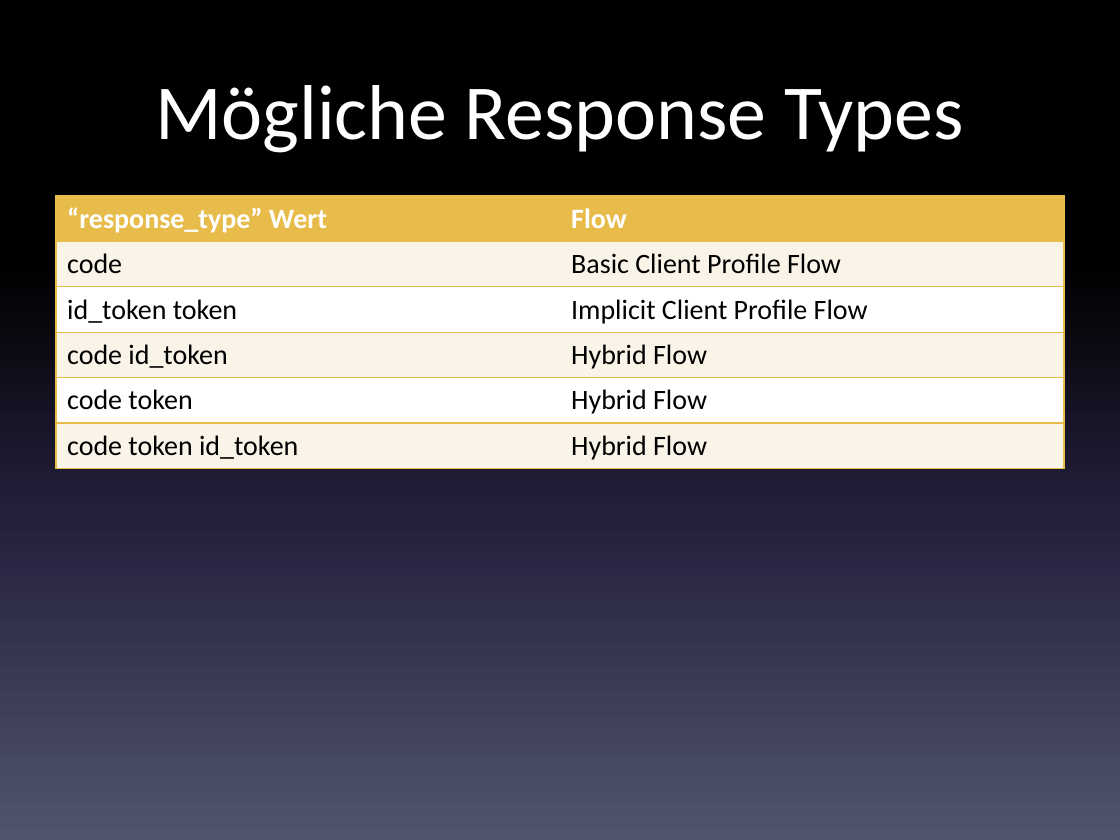
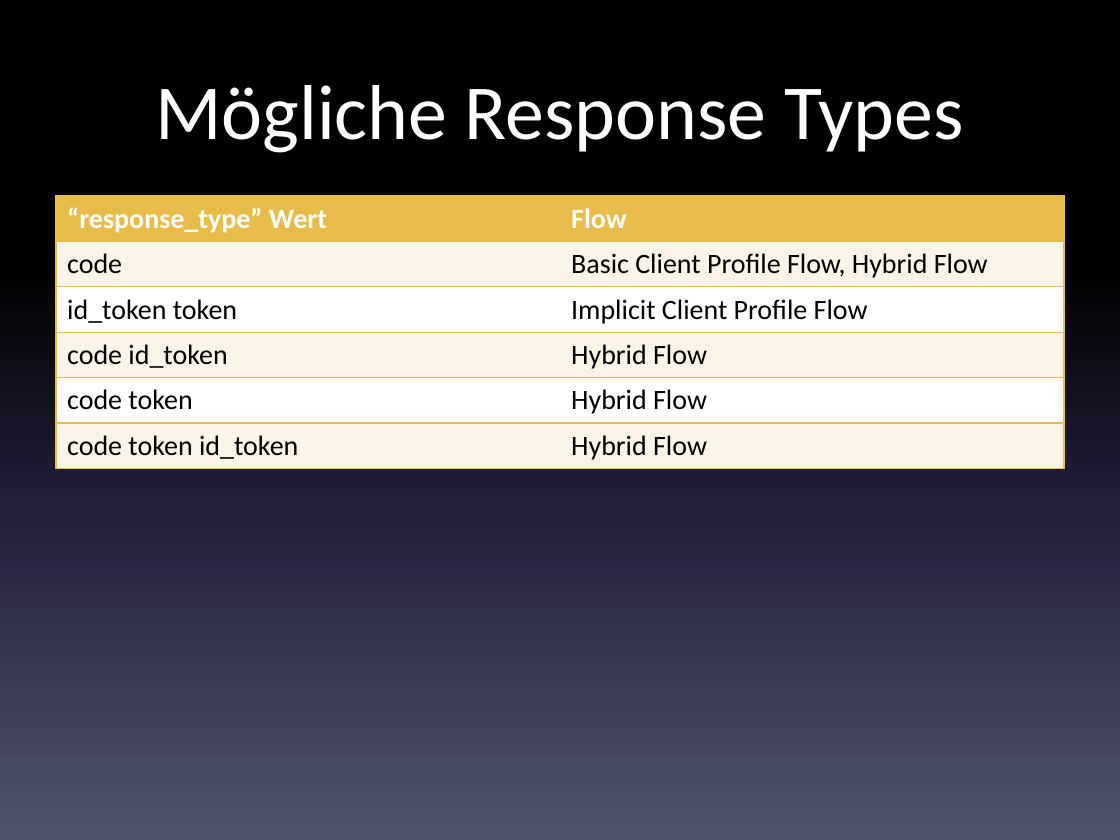
Before and after one commit to code-nirvana/oauth2_opidc_dwx2014, a slide deck: slide 101 of OAuth2_OpenIdConnect.pptx (slide 121 before the commit). Drawn at 1120x840 pixels with LibreOffice and Linux fonts; fonts in the diff are those of the drawing. Boxes give left, top, right and bottom in pixels: in the first picture for what was removed or moved away, otherwise in the second. Text is boxed around its words. In the diff, an @@ line names an element or a change of style, - is before the commit and + after.

```diff
--- a/OAuth2_OpenIdConnect.pptx
+++ b/OAuth2_OpenIdConnect.pptx
@@ table at (x1=56, y1=196, x2=1064, y2=468) @@
-row 2, column 2: Basic Client Profile Flow
+row 2, column 2: Basic Client Profile Flow, Hybrid Flow
```
Also in this commit, not shown: 24 other slides changed, 2 slides added, 22 slides removed.
